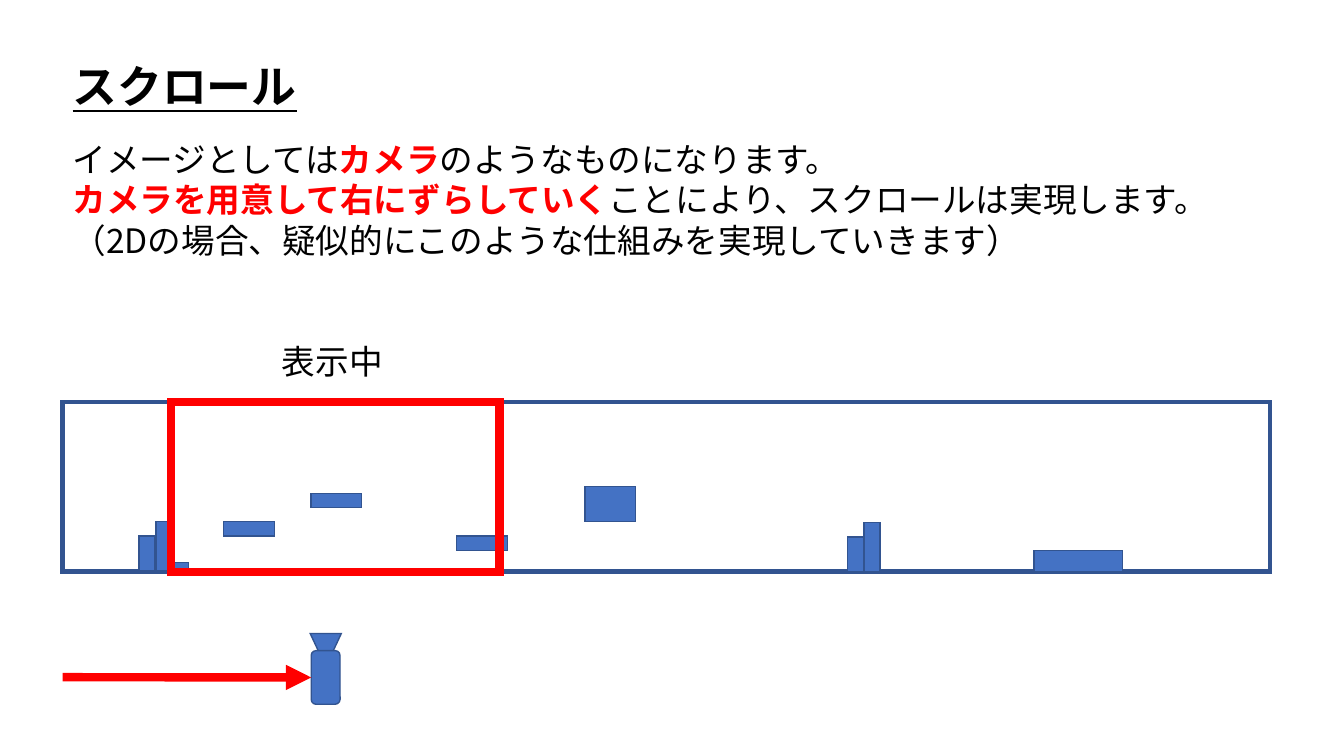
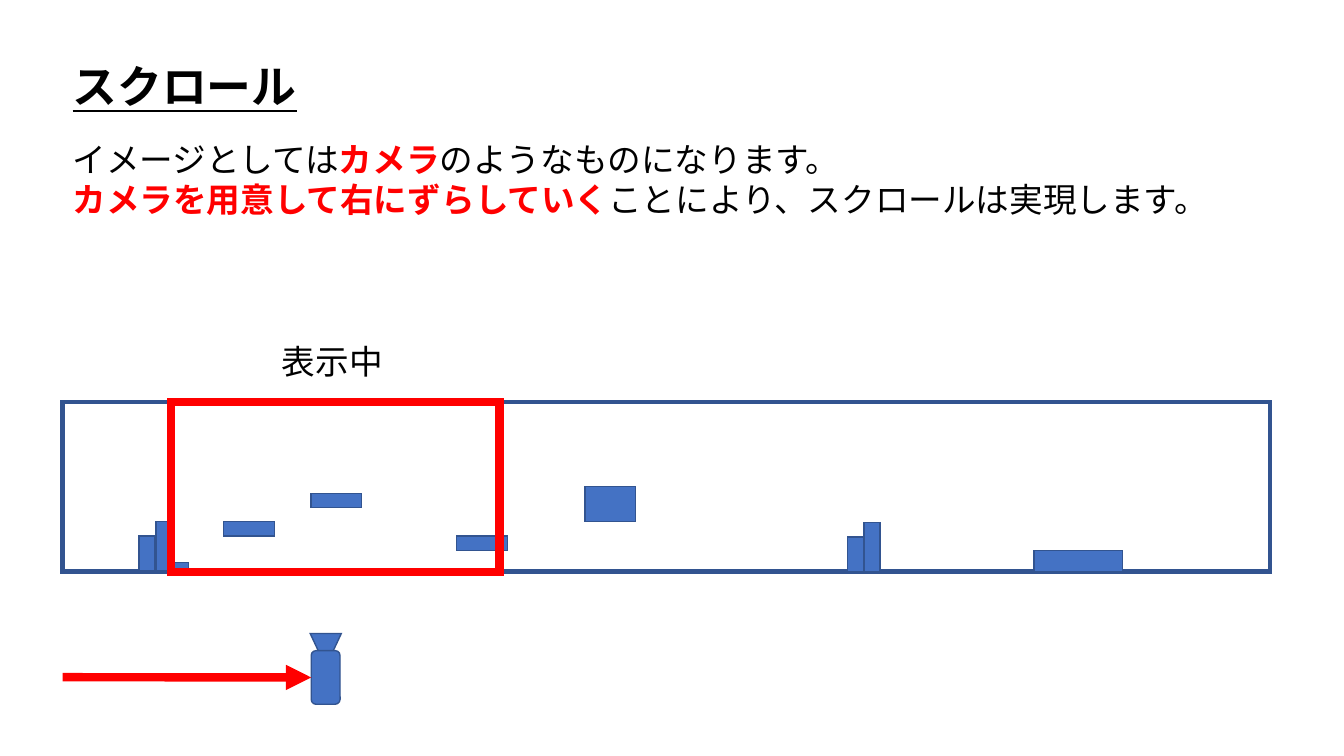
Before and after one commit to ArakiYusuke-Ohara/Textbook, a slide deck: slide 5 of ゲーム科1年/00_前期/ゲームプログラミングⅢ/01_スクロール.pptx. Drawn at 1344x756 pixels with LibreOffice and Linux fonts; fonts in the diff are those of the drawing. Boxes give left, top, right and bottom in pixels: in the first picture for what was removed or moved away, otherwise in the second. Text is boxed around its words. In the diff, an @@ line names an element or a change of style, - is before the commit and + after.

```diff
--- a/ゲーム科1年/00_前期/ゲームプログラミングⅢ/01_スクロール.pptx
+++ b/ゲーム科1年/00_前期/ゲームプログラミングⅢ/01_スクロール.pptx
@@ text at (73, 224, 1020, 256): paragraph removed @@
-（2Dの場合、疑似的にこのような仕組みを実現していきます）
```
Also in this commit, not shown: 12 other files.
